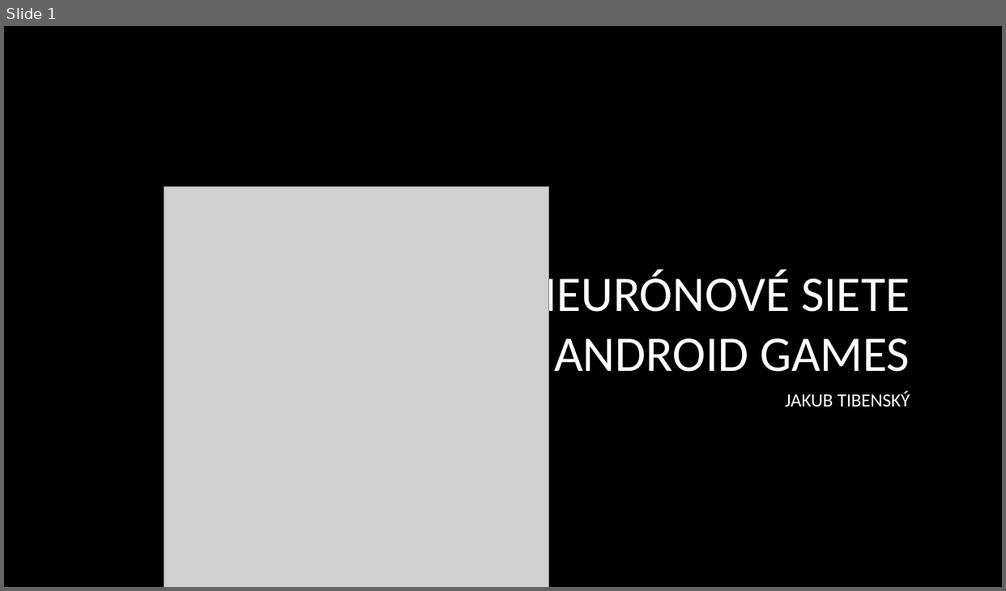
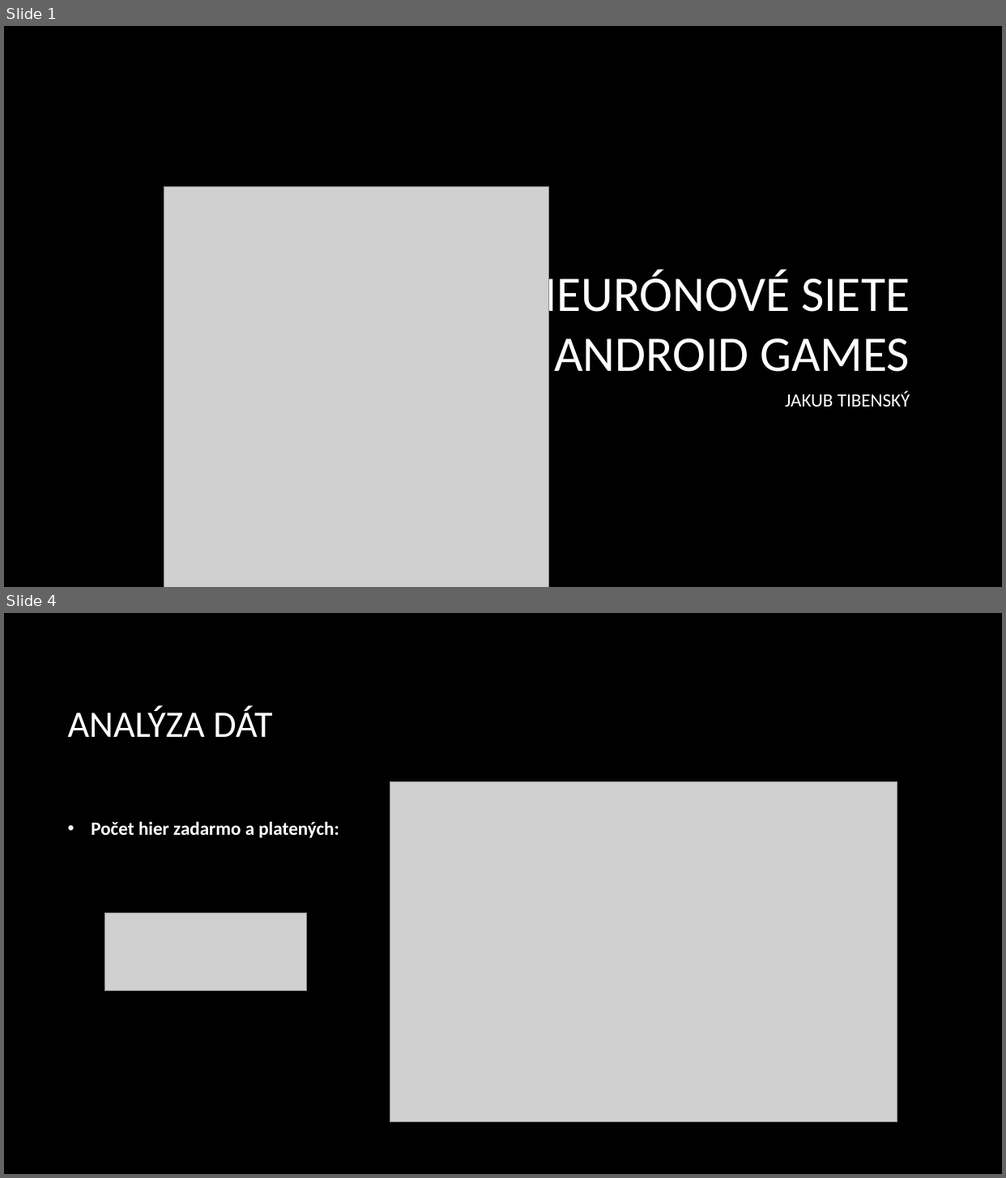
Before and after one commit to SorinMarkov01/Neur-nov-siete-NS, a slide deck: Jakub Tibenský - Android Games.pptx. Shown one above the other, each under a label of ours: slide 1 before the commit, slides 1 and 4 after it; the slides between them are not shown. The pictures are 1006x591 and 1006x1178 pixels, drawn with LibreOffice and Linux fonts; fonts in the diff are those of the drawing; grey boxes stand for pictures; background and template pictures are left out. Boxes give left, top, right and bottom in pixels: in the first picture for what was removed or moved away, otherwise in the second. Text is boxed around its words. In the diff, an @@ line names an element or a change of style, - is before the commit and + after.

```diff
--- a/Jakub Tibenský - Android Games.pptx
+++ b/Jakub Tibenský - Android Games.pptx
@@ slide 4 added at (x1=4, y1=613, x2=1002, y2=1174), background picture (left out) @@
@@ title added at (x1=68, y1=706, x2=272, y2=737), 36 pt, text #FFFFFF @@
+ANALÝZA DÁT
@@ picture added at (x1=390, y1=782, x2=897, y2=1122) @@
@@ text added at (x1=91, y1=821, x2=339, y2=838), 18 pt, text #FFFFFF, bold @@
+• Počet hier zadarmo a platených:
@@ picture added at (x1=105, y1=914, x2=306, y2=991) @@
```
Also in this commit, not shown: 3 slides changed, 13 other slides added, 6 slides removed.
